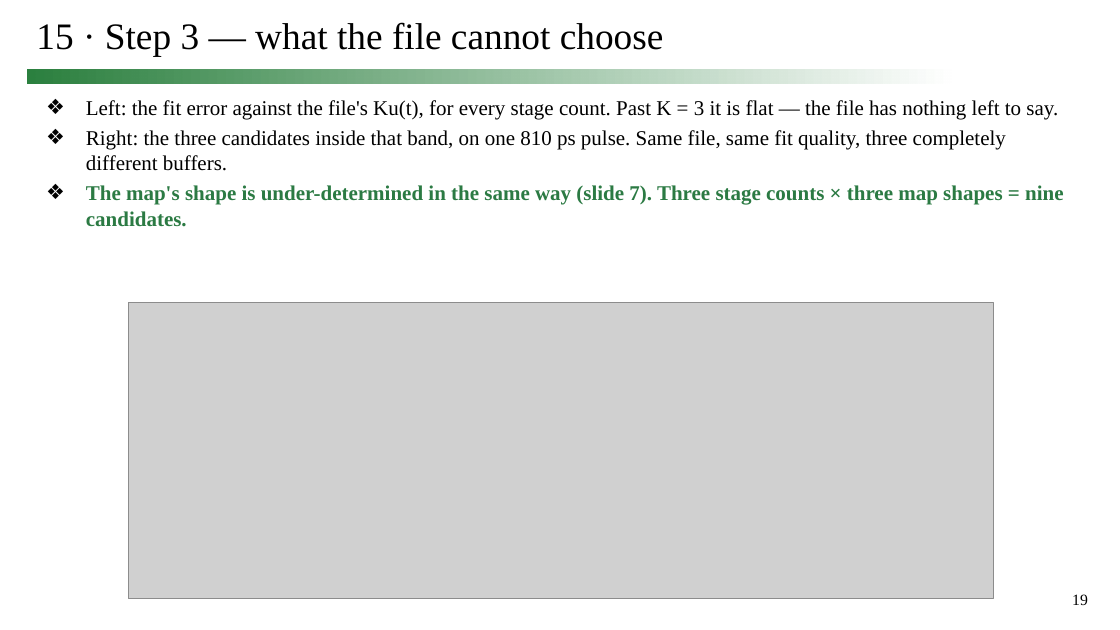
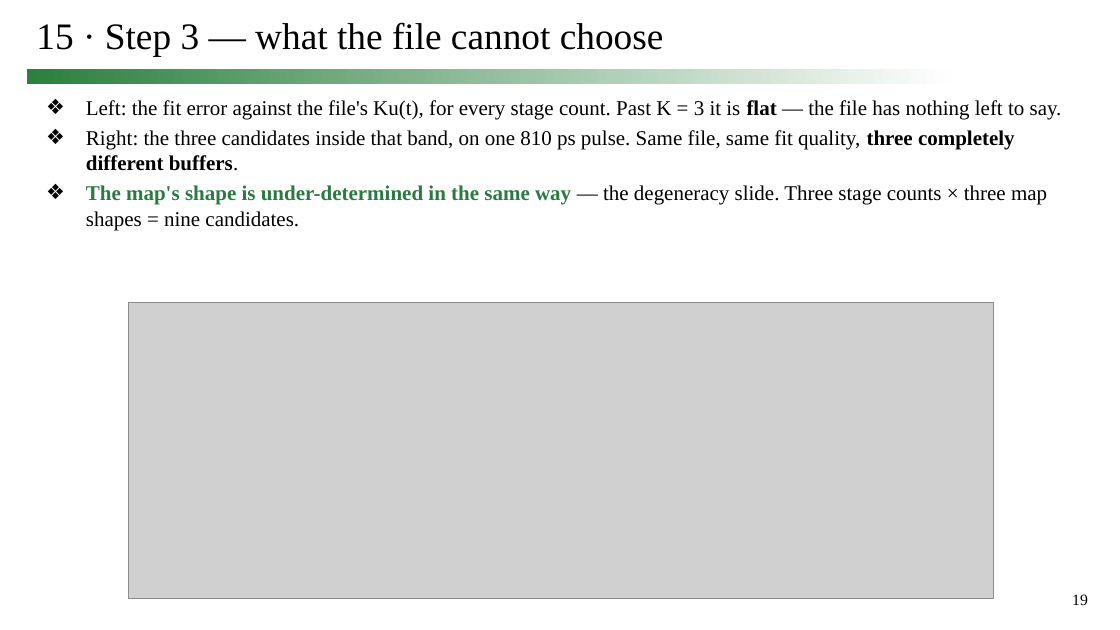
Before and after one commit to simon9721/ibis_comparison, a slide deck: slide 19 of results/meeting_deck_2026-09-24/0924_track1_story.pptx. Drawn at 1120x630 pixels with LibreOffice and Linux fonts; fonts in the diff are those of the drawing; grey boxes stand for pictures. Boxes give left, top, right and bottom in pixels: in the first picture for what was removed or moved away, otherwise in the second. Text is boxed around its words. In the diff, an @@ line names an element or a change of style, - is before the commit and + after.

```diff
--- a/results/meeting_deck_2026-09-24/0924_track1_story.pptx
+++ b/results/meeting_deck_2026-09-24/0924_track1_story.pptx
@@ text at box(86, 100, 1062, 171): bold on in "flat", "three completely different buffers." @@
@@ text at box(86, 185, 1047, 230): text changed; text colour #2B7A43 to #000000; bold off @@
-❖ The map's shape is under-determined in the same way (slide 7). Three stage counts × three map shapes = nine candidates.
+❖ The map's shape is under-determined in the same way — the degeneracy slide. Three stage counts × three map shapes = nine candidates.
```
Also in this commit, not shown: 22 other slides changed, 16 other files.
